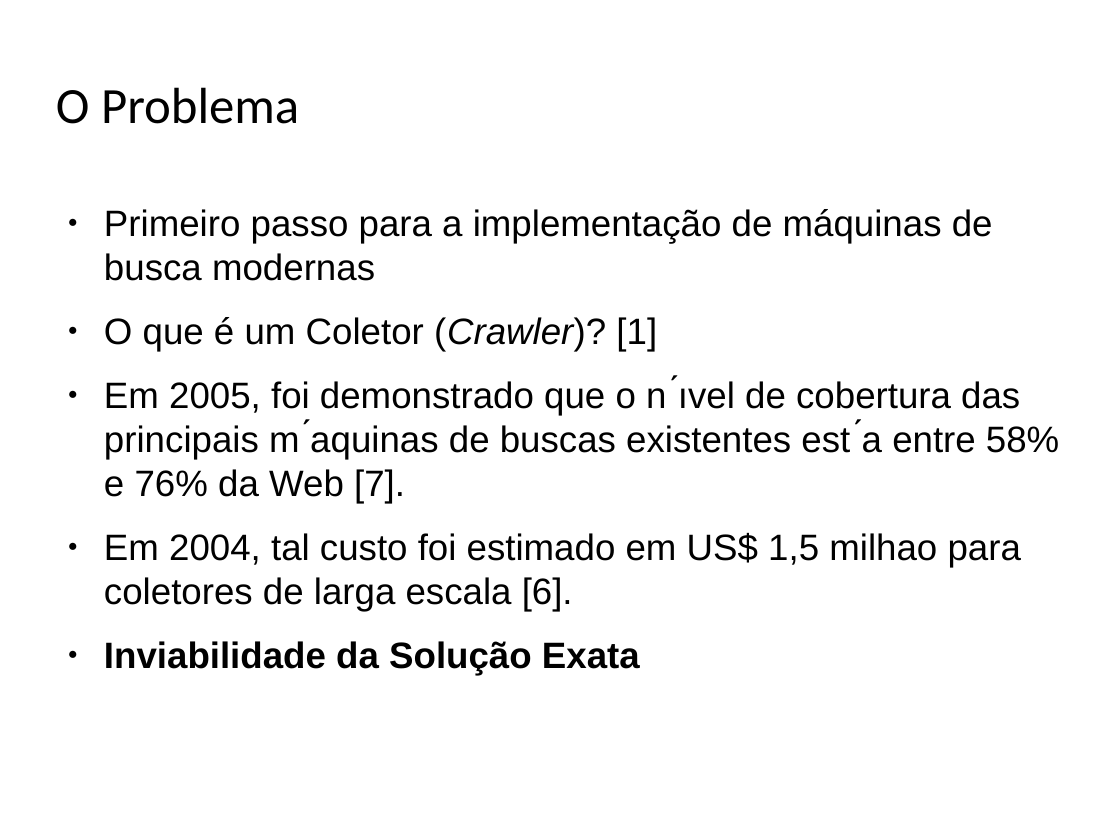
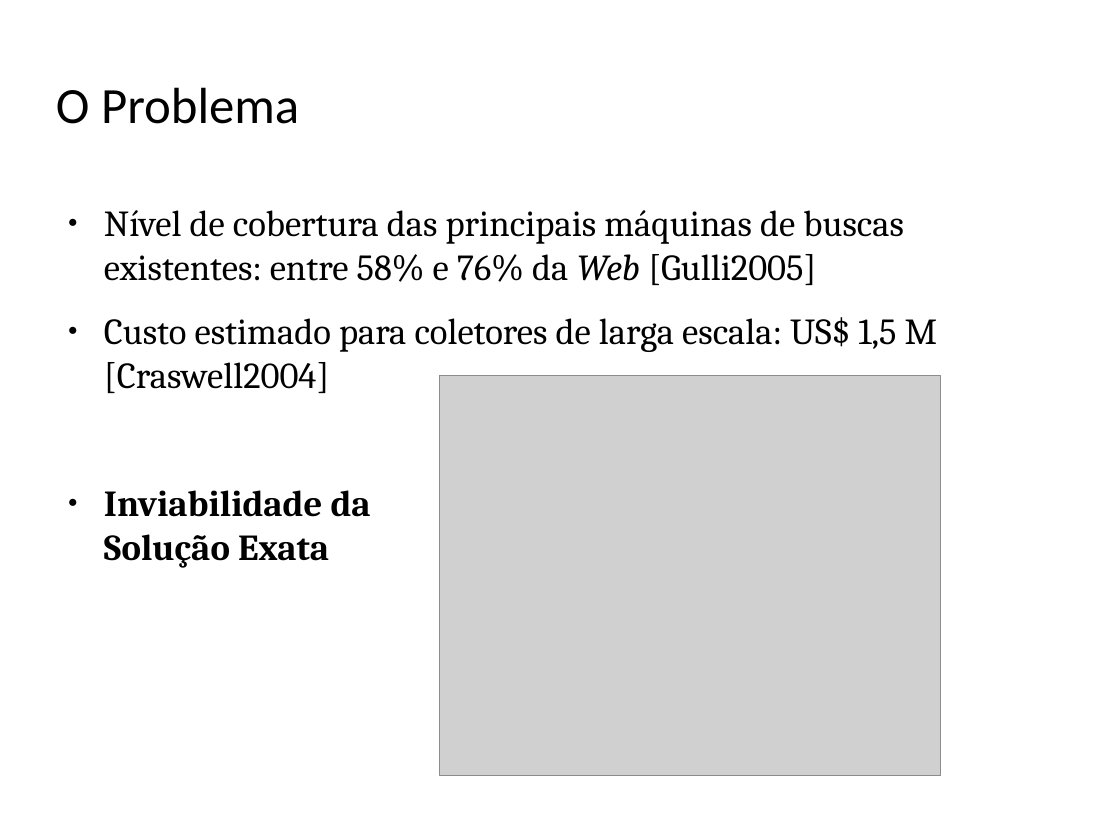
Before and after one commit to albertoueda/ufmg, a slide deck: slide 4 of paa/tp-final/apresentacao/alberto-ueda-final-tp-presentation.odp (slide 3 before the commit). Drawn at 1120x840 pixels with LibreOffice and Linux fonts; fonts in the diff are those of the drawing; grey boxes stand for pictures; background and template pictures are left out. Boxes give left, top, right and bottom in pixels: in the first picture for what was removed or moved away, otherwise in the second. Text is boxed around its words. In the diff, an @@ line names an element or a change of style, - is before the commit and + after.

Commit message:
TP Presentation: Finished.

```diff
--- a/paa/tp-final/apresentacao/alberto-ueda-final-tp-presentation.odp
+++ b/paa/tp-final/apresentacao/alberto-ueda-final-tp-presentation.odp
@@ text at (104, 210, 938, 393): text changed; font Arial to Cambria @@
-● Primeiro passo para a implementação de máquinas de busca modernas
-● O que é um Coletor (Crawler)? [1]
-● Em 2005, foi demonstrado que o n ́ıvel de cobertura das principais m ́aquinas de buscas existentes est ́a entre 58% e 76% da Web [7].
-● Em 2004, tal custo foi estimado em US$ 1,5 milhao para coletores de larga escala [6].
+● Nível de cobertura das principais máquinas de buscas existentes: entre 58% e 76% da Web [Gulli2005]
+● Custo estimado para coletores de larga escala: US$ 1,5 M [Craswell2004]
@@ picture added at (440, 376, 941, 776) @@
@@ text at (104, 490, 371, 568): font Arial to Cambria in "Inviabilidade da Solução Exata" @@
```
Also in this commit, not shown: 5 other slides changed, 5 slides added, 7 slides removed, 8 other files.
